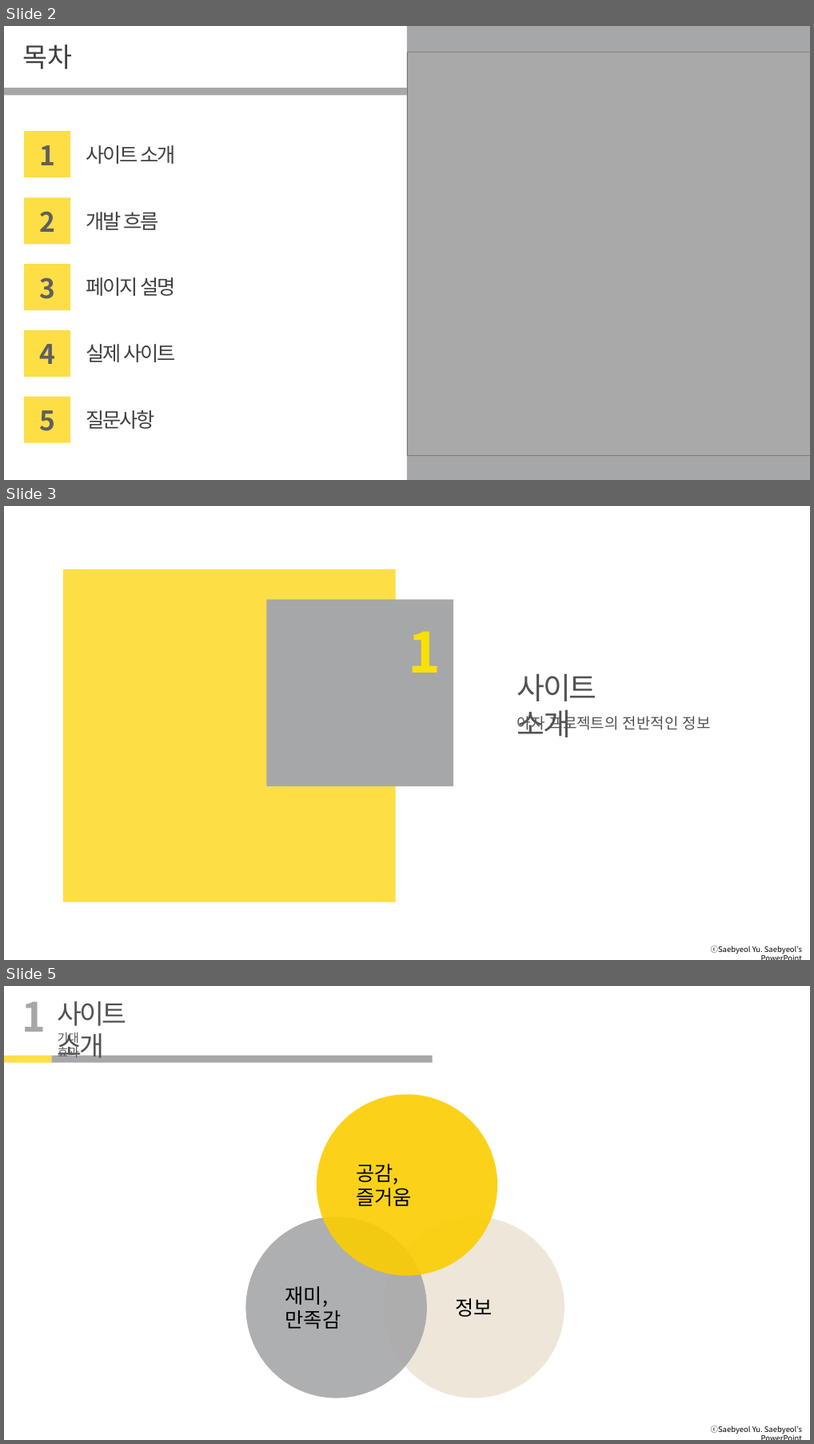
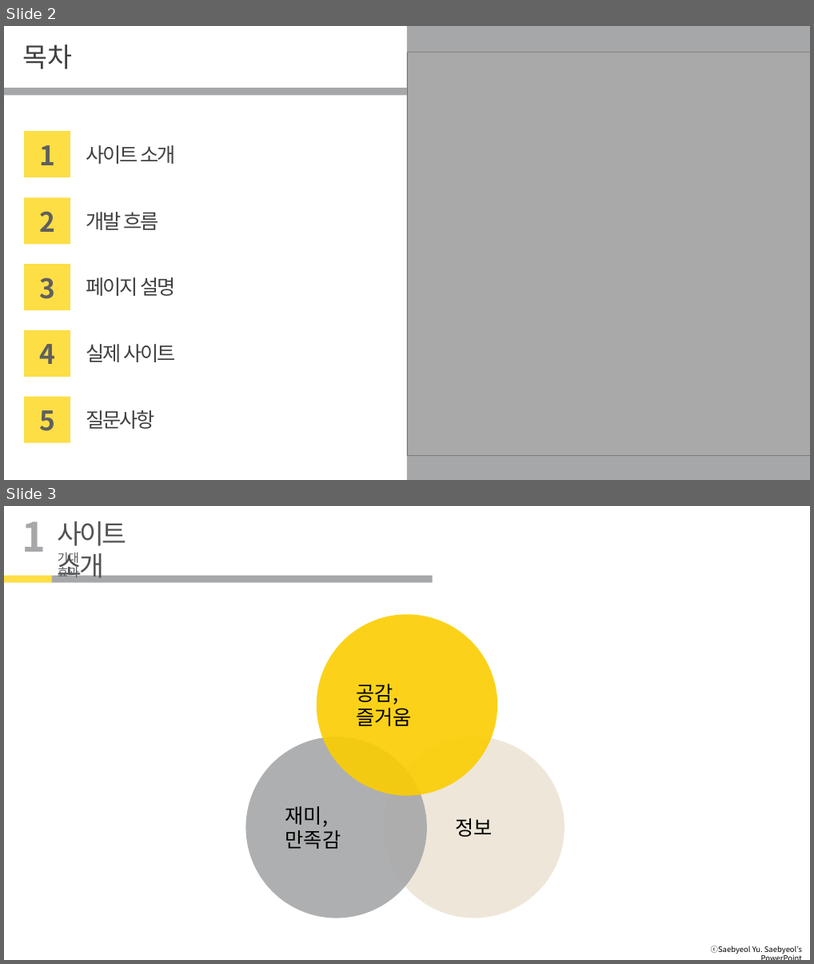
Before and after one commit to mercury0123/Aza_Project, a slide deck: AZA_PPT발표.pptx. Shown one above the other, each under a label of ours: slides 2, 3 and 5 before the commit, slides 2 and 3 after it; the slides between them are not shown. The pictures are 814x1444 and 814x964 pixels, drawn with LibreOffice and Linux fonts; fonts in the diff are those of the drawing; grey boxes stand for pictures; background and template pictures are left out. Boxes give left, top, right and bottom in pixels: in the first picture for what was removed or moved away, otherwise in the second. Text is boxed around its words. In the diff, an @@ line names an element or a change of style, - is before the commit and + after.

```diff
--- a/AZA_PPT발표.pptx
+++ b/AZA_PPT발표.pptx
@@ slide 3 removed at (4,506,810,960), background #FFFFFF; not listed: 1 template element that a slide beside it also shows @@
@@ rectangle removed at (63,569,396,902) @@
@@ rectangle removed at (266,599,454,786) @@
@@ text removed at (409,631,442,672) @@
-1
@@ text removed at (518,673,598,737) @@
-사이트 소개
@@ text removed at (518,713,711,733) @@
-아자 프로젝트의 전반적인 정보
@@ what was slide 5 is now slide 3 @@
```
Also in this commit, not shown: 1 slide changed, 3 other slides removed, 2 other files.
